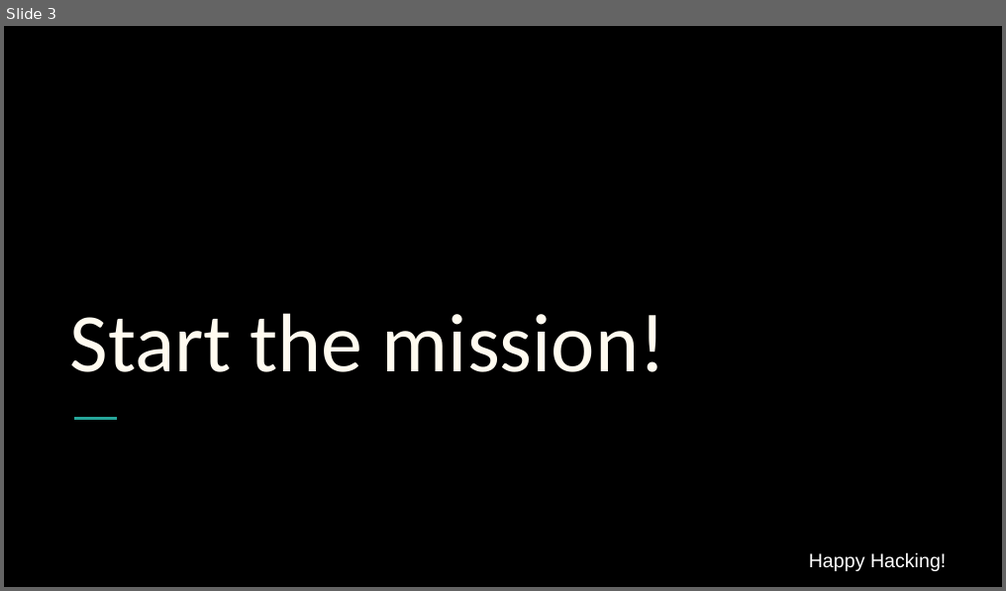
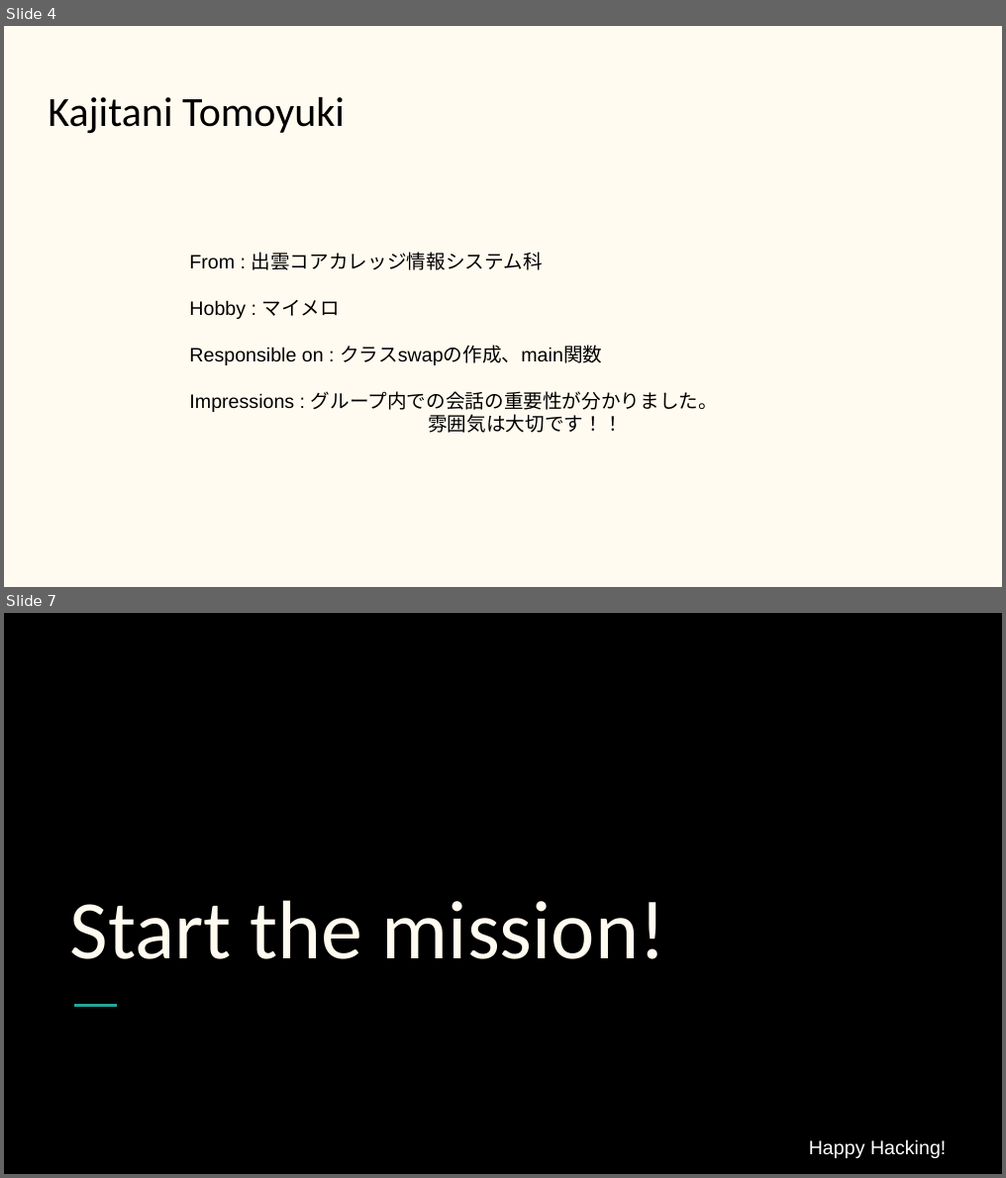
Before and after one commit to RubyCamp/rc2017sp_g2, a slide deck: ruby_sp2017_2.pptx. Shown one above the other, each under a label of ours: slide 3 before the commit, slides 4 and 7 after it; the slides between them are not shown. The pictures are 1006x591 and 1006x1178 pixels, drawn with LibreOffice and Linux fonts; fonts in the diff are those of the drawing. Boxes give left, top, right and bottom in pixels: in the first picture for what was removed or moved away, otherwise in the second. Text is boxed around its words. In the diff, an @@ line names an element or a change of style, - is before the commit and + after.

```diff
--- a/ruby_sp2017_2.pptx
+++ b/ruby_sp2017_2.pptx
@@ slide 4 added at box(4, 26, 1002, 587), background #FFFBF0 @@
@@ title added at box(48, 97, 345, 134), 30 pt, text #000000 @@
+Kajitani Tomoyuki
@@ text added at box(189, 252, 718, 433), 14 pt, text #000000 @@
+From : 出雲コアカレッジ情報システム科
+Hobby : マイメロ
+Responsible on : クラスswapの作成、main関数
+Impressions : グループ内での会話の重要性が分かりました。
+雰囲気は大切です！！
@@ what was slide 3 is now slide 7 @@
```
Also in this commit, not shown: 1 slide changed, 4 other slides added, 1 slide removed.
